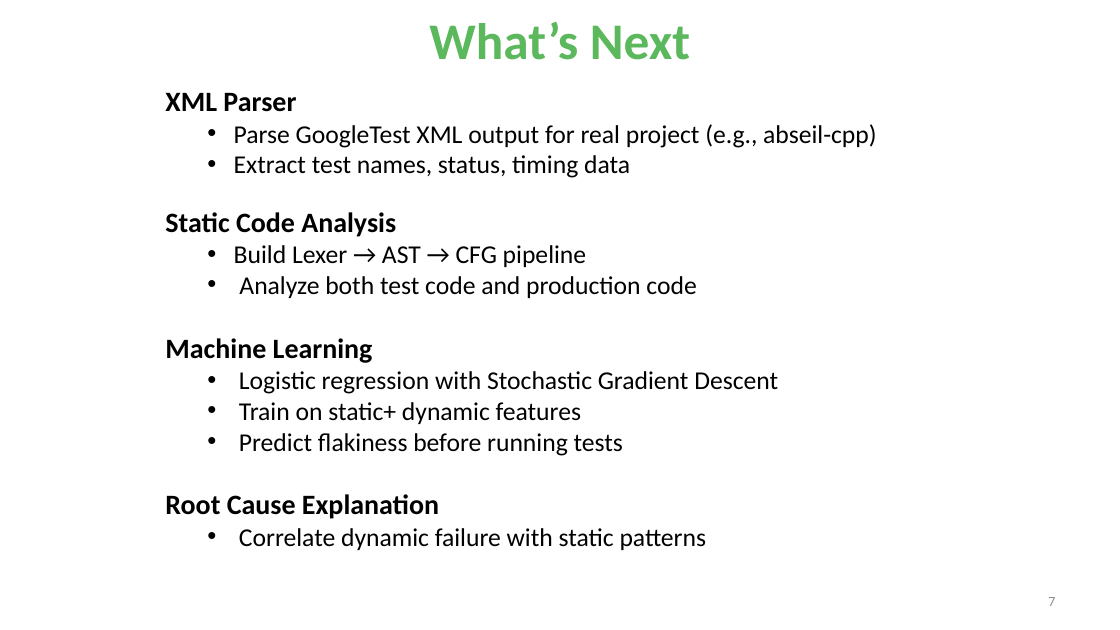
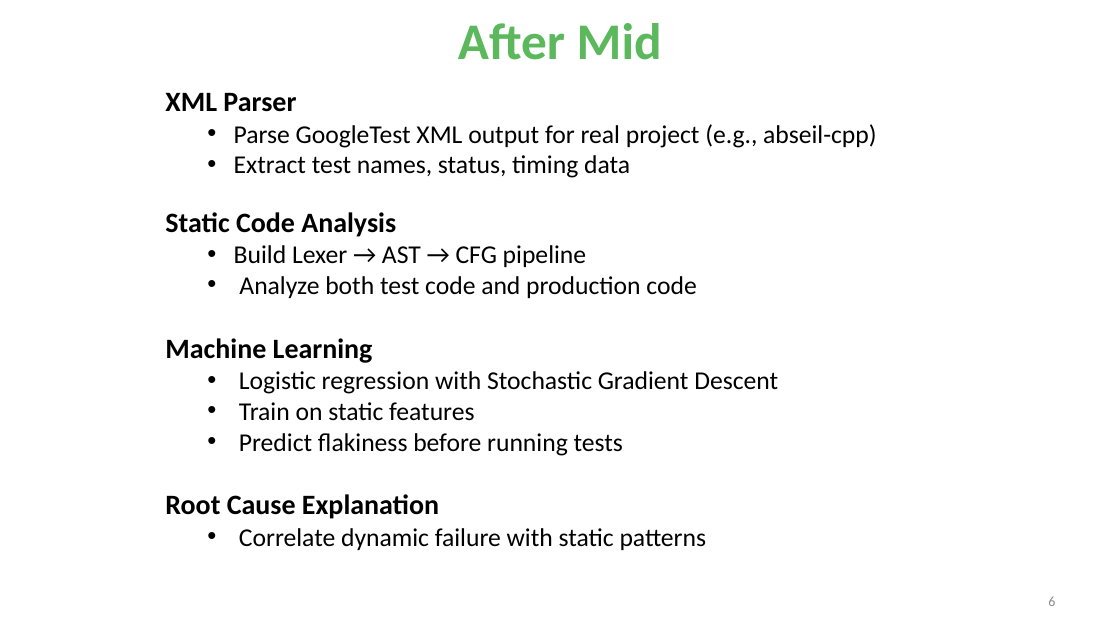
Before and after one commit to UniqueSwagger/FlakeHound-, a slide deck: slide 6 of FlakeHound_Presentation_Final.pptx (slide 7 before the commit). Drawn at 1120x630 pixels with LibreOffice and Linux fonts; fonts in the diff are those of the drawing. Boxes give left, top, right and bottom in pixels: in the first picture for what was removed or moved away, otherwise in the second. Text is boxed around its words. In the diff, an @@ line names an element or a change of style, - is before the commit and + after.

```diff
--- a/FlakeHound_Presentation_Final.pptx
+++ b/FlakeHound_Presentation_Final.pptx
@@ text at <box>458,23,662,60</box>: text changed @@
-What’s Next
+After Mid
@@ text at <box>239,402,474,421</box>: text changed @@
-  • Train on static+ dynamic features
+  • Train on static features
@@ page number at <box>1048,597,1055,606</box>: text changed @@
-7
+6
```
Also in this commit, not shown: 2 other slides changed, 1 slide added, 1 slide removed, 17 other files.
